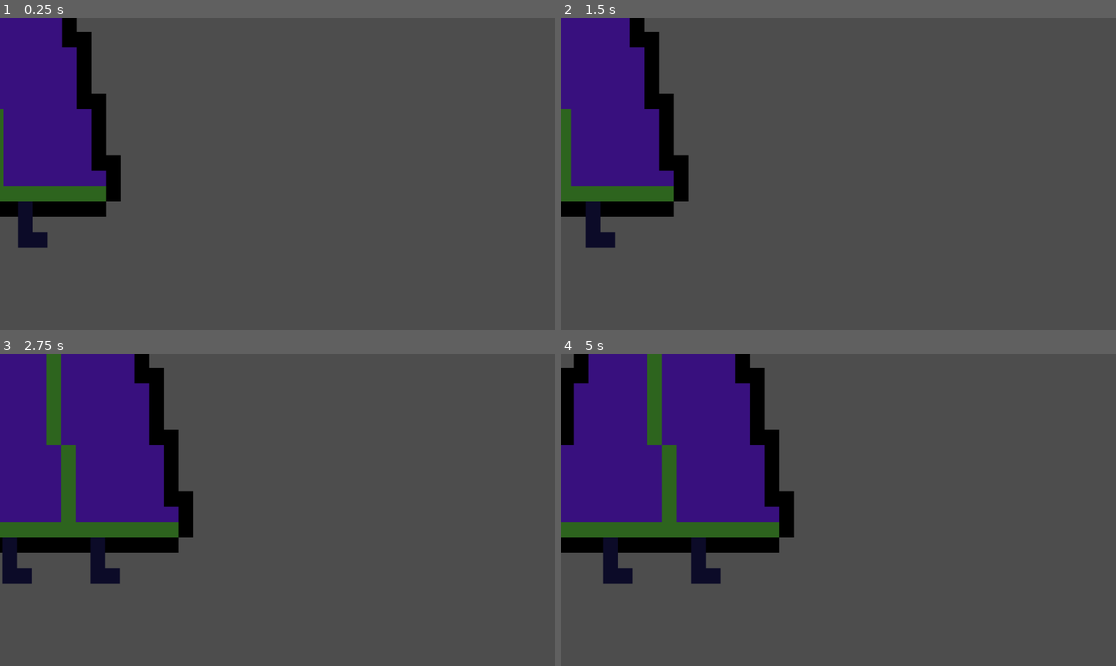
Above: before the commit, frames 1-4 (two rows, left to right).
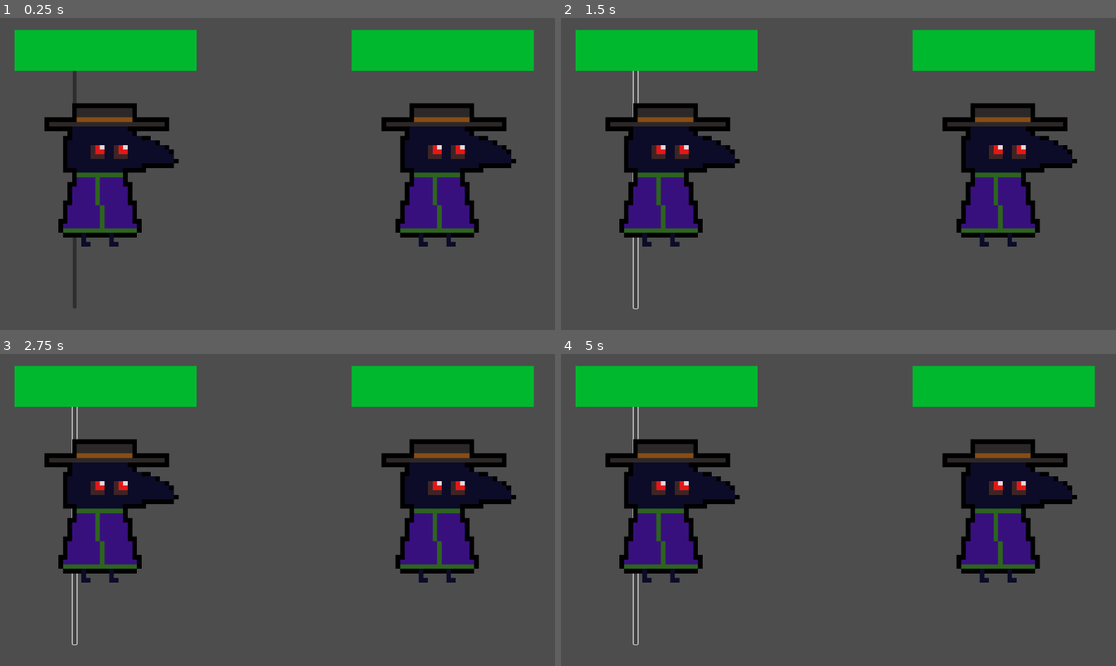
Above: after the commit, the same moments.

Repository: CSC-3380-Fall-2026/Team-8
Game: Godot game, scene res://Scenes/main_outer.tscn
Two runs of this game, one before a commit and one after it. Both use one fixed random seed, a clock stepped at 60 frames per second and the inputs below. Before the commit the project starts from res://Scenes/Player 1.tscn.
Inputs (mouse positions are in pixels of both pictures, inside the frame that each line leads up to):
- Up to frame 1 (0.25 s): no input
- Up to frame 2 (1.5 s): click (633, 180) at 0.52 s; tap Enter (ui_accept) at 1.25 s; hold Right (ui_right) from 1.28 s (still down)
- Up to frame 3 (2.75 s): keep holding Right (ui_right); tap Enter (ui_accept) at 1.52, 2.27 s
- Up to frame 4 (5 s): release Right (ui_right) at 2.78 s; hold Left (ui_left) 2.78-3.53 s; hold Right (ui_right) from 3.53 s (still down); tap Enter (ui_accept) at 3.77, 4.52 s

The runs differ from the first frame. In frame 1, 29% of the frame differs, in the area x 0-97%, y 0-94%; in frame 2, 29%; in frame 3, 33%; in frame 4, 37%.
Error after the commit: Invalid access to property or key 'MaxHP' on a base object of type 'Control (entity.gd)'. (res://Scripts/entity.gd:38)

Commit message:
Godot RPG Testing
I tried following a Youtube Tutorial to make a basic Godot RPG to work in, but I'm stuck and have no clue how any of it really works.

I just wanted to put this somewhere in the off chance I'm able to sense of any of this, but likely stuff in this branch will probably not amount to much.

If your curious on what was stopping me, I kept getting this error when I run the project:

 Invalid access to property or key 'MaxHP' on a base object of type 'Control (entity.gd)'.

I'm frankly not sure what this means and it stops anything from working. Even that movement scene I made no longer works for some reason.

If your looking for something to work on, its probably easier to start from scratch and ignore this attempt at an RPG.

Diff:
--- /dev/null
+++ b/Mobs/Enemy.tres
@@ -0,0 +1,14 @@
+[gd_resource type="Resource" load_steps=4 format=3 uid="uid://cgj4xfc7inpyi"]
+
+[ext_resource type="Resource" uid="uid://kdgn5ht5503u" path="res://Skills/Attack.tres" id="1_5ffkx"]
+[ext_resource type="Script" uid="uid://bogm53t5a08vt" path="res://Scripts/EntityResource.gd" id="1_abny4"]
+[ext_resource type="Resource" uid="uid://bikep07d42qlu" path="res://Skills/S_Attack.tres" id="2_kxf87"]
+
+[resource]
+script = ExtResource("1_abny4")
+Mobname = "Enemy"
+MaxHP = 25.0
+Str = 3
+Dex = 3
+Int = 3
+Skills = Array[Resource]([ExtResource("1_5ffkx"), ExtResource("2_kxf87")])
--- a/Scenes/Main.tscn
+++ /dev/null
@@ -1,3 +0,0 @@
-[gd_scene format=3 uid="uid://dm8aq43e0rjb5"]
-
-[node name="Node2D" type="Node2D"]
--- /dev/null
+++ b/Scenes/main_outer.tscn
@@ -0,0 +1,25 @@
+[gd_scene load_steps=3 format=3 uid="uid://dm8aq43e0rjb5"]
+
+[ext_resource type="Script" uid="uid://m38aps7lepwo" path="res://Scripts/main_outer.gd" id="1_7qq1l"]
+[ext_resource type="Script" uid="uid://dh5u1vclmejys" path="res://Scripts/player_skill_box.gd" id="2_7qq1l"]
+
+[node name="MainOuter" type="Control"]
+layout_mode = 3
+anchors_preset = 15
+anchor_right = 1.0
+anchor_bottom = 1.0
+offset_left = 8.0
+offset_top = -9.0
+offset_right = 8.0
+offset_bottom = -9.0
+grow_horizontal = 2
+grow_vertical = 2
+script = ExtResource("1_7qq1l")
+
+[node name="PlayerSkillBox" type="HBoxContainer" parent="."]
+layout_mode = 0
+offset_left = 143.0
+offset_top = 83.0
+offset_right = 1065.0
+offset_bottom = 612.0
+script = ExtResource("2_7qq1l")
--- /dev/null
+++ b/Scripts/EntityResource.gd
@@ -0,0 +1,8 @@
+extends Resource
+
+@export var Mobname:String
+@export var MaxHP: float
+@export var Str:int
+@export var Dex:int
+@export var Int:int
+@export var Skills:Array[Resource]
--- /dev/null
+++ b/Scripts/PlayerStats.gd
@@ -0,0 +1,18 @@
+extends Node
+
+var MaxHP:float
+var CurrentHP:float
+var Str:int = 10
+var Int:int = 4
+var Dex:int = 3
+
+var Skills:Array[Resource]
+
+ # Likely will be removed later
+var Experience:int
+var Level:int
+
+func _ready():
+	for skill in ["res://Skills/Attack.tres","res://Skills/S_Attack.tres"]:
+		var CurrentSkill = load(skill)
+		Skills.append(CurrentSkill)
--- /dev/null
+++ b/Scripts/SkillResource.gd
@@ -0,0 +1,7 @@
+extends Resource
+
+@export var SkillName:String
+@export var SkillPower:float
+@export_enum("Str", "Dex", "Int")
+var SkillType = "Str"
+@export var SkillCooldown:int
--- /dev/null
+++ b/Scripts/attack_node.gd
@@ -0,0 +1,27 @@
+extends Node
+
+var Skills:Array = []
+var Cooldowns:Array = []
+
+
+
+func Attack(skill):
+	var Target =get_parent().CurrentTargets
+	var Damage = CalculateDamage(skill)
+	for target in Target:
+		target.RecivedDamage(Damage,skill.SkillType)
+	RefreshCooldowns()
+
+func CalculateDamage(skill):
+	var Damage: float = get_parent().get(skill.SkillType)
+	Damage *= skill.SkillPower
+	return Damage
+
+func LoadSkills(skills):
+	for skill in skills:
+		Skills.append(skill)
+		Cooldowns.append(skill.skillCooldown)
+
+func RefreshCooldowns():
+	for cooldown in Cooldowns:
+		cooldown = max(cooldown-1,0)
--- /dev/null
+++ b/Scripts/entity.gd
@@ -0,0 +1,53 @@
+extends Control
+
+@export var HealthNode:Node
+@export var AttackNode:Node
+@onready var entity_sprite = $EntitySprite
+@onready var health_bar = $HealthBar
+# Target
+var CurrentTarget:Array
+
+#Stats
+var Str:int
+var Dex:int
+var Int:int
+
+
+func _ready():
+	entity_sprite.play("Idle")
+
+func _process(delta):
+	health_bar.value = HealthNode.CurrentHP/HealthNode.MaxHP
+
+func LoadEntity(TargetRes):
+	# This if statement is meant to check if
+	#something has the players stats. If it does, it flips
+	#the sprite since they'll likely be an enemy.
+	# But this testing thing I made might be using
+	# two players as neither of them flip, and I can't
+	# figure out how to get it right.
+	if TargetRes == PlayerStats:
+		entity_sprite.flip_h = true
+	Str = TargetRes.Str
+	Dex = TargetRes.Dex
+	Int = TargetRes.Int
+
+
+	# for some reason these lines cause errors I have
+	# no idea how to remove
+	HealthNode.MaxHP = TargetRes.MaxHP
+	HealthNode.CurrentHP = TargetRes.MaxHP
+
+	AttackNode.LoadSkills(TargetRes.Skills)
+	HealthNode.Death.connect(Death)
+
+func ReceivedDamage(amount, type):
+	HealthNode.TakeDamage(amount,type)
+
+func Death():
+	queue_free()
+
+
+func _on_entity_sprite_animation_finished():
+	if HealthNode.currentHealth > 0:
+		entity_sprite.play("Idle")
--- /dev/null
+++ b/Scripts/health_node.gd
@@ -0,0 +1,14 @@
+extends Node
+
+var MaxHP
+var CurrentHP
+
+signal Death
+
+func LoadEntity():
+	pass
+
+func TakeDamage(amount,type):
+	CurrentHP = clampf(CurrentHP-amount,0,MaxHP)
+	if CurrentHP <= 0:
+		Death.emit()
--- /dev/null
+++ b/Scripts/main_outer.gd
@@ -0,0 +1,19 @@
+extends Control
+
+var PlayerEntity
+var EnemyEntity
+@onready var player_skill_box = $PlayerSkillBox
+const ENTITY = preload("res://entity.tscn")
+const Enemy = preload("res://Mobs/Enemy.tres")
+
+func _ready():
+	PlayerEntity = ENTITY.instantiate()
+	add_child(PlayerEntity)
+	PlayerEntity.LoadEntity(PlayerEntity)
+	PlayerEntity.position = Vector2(200,350)
+	player_skill_box.initiate(PlayerEntity)
+
+	EnemyEntity = ENTITY.instantiate()
+	add_child(EnemyEntity)
+	EnemyEntity.LoadEntity(Enemy)
+	EnemyEntity.position = Vector2(900,350)
--- /dev/null
+++ b/Scripts/player_skill_box.gd
@@ -0,0 +1,11 @@
+extends HBoxContainer
+
+var PlayerEntity
+
+func initiate(player):
+	PlayerEntity = player
+	for skill in PlayerStats.Skills:
+		var newButton = Button.new()
+		add_child(newButton)
+		newButton.text = skill.Skill.SkillName
+		newButton.pressed.connect(player.AttackNode.Attack.bind(skill))
--- /dev/null
+++ b/Skills/Attack.tres
@@ -0,0 +1,10 @@
+[gd_resource type="Resource" load_steps=2 format=3 uid="uid://kdgn5ht5503u"]
+
+[ext_resource type="Script" uid="uid://b6ljpm2vhfthf" path="res://Scripts/SkillResource.gd" id="1_fvuyl"]
+
+[resource]
+script = ExtResource("1_fvuyl")
+SkillName = "Attack"
+SkillPower = 100.0
+SkillType = "Str"
+SkillCooldown = 0
--- /dev/null
+++ b/Skills/S_Attack.tres
@@ -0,0 +1,10 @@
+[gd_resource type="Resource" load_steps=2 format=3 uid="uid://bikep07d42qlu"]
+
+[ext_resource type="Script" uid="uid://b6ljpm2vhfthf" path="res://Scripts/SkillResource.gd" id="1_cg171"]
+
+[resource]
+script = ExtResource("1_cg171")
+SkillName = "Special Attack"
+SkillPower = 150.0
+SkillType = "Dex"
+SkillCooldown = 3
--- /dev/null
+++ b/entity.tscn
@@ -0,0 +1,54 @@
+[gd_scene load_steps=7 format=3 uid="uid://cq4rwtbepcyno"]
+
+[ext_resource type="Script" uid="uid://ima0ijlfk2l2" path="res://Scripts/entity.gd" id="1_nwmpt"]
+[ext_resource type="Script" uid="uid://dktt1nauf4iok" path="res://Scripts/attack_node.gd" id="2_03rkj"]
+[ext_resource type="Script" uid="uid://clq26d0skyiu4" path="res://Scripts/health_node.gd" id="3_pimh3"]
+[ext_resource type="Texture2D" uid="uid://cufvtshdvkxwj" path="res://Assets/Players/Player 1.png" id="4_03rkj"]
+
+[sub_resource type="SpriteFrames" id="SpriteFrames_pimh3"]
+animations = [{
+"frames": [{
+"duration": 1.0,
+"texture": ExtResource("4_03rkj")
+}],
+"loop": true,
+"name": &"Idle",
+"speed": 5.0
+}]
+
+[sub_resource type="StyleBoxFlat" id="StyleBoxFlat_03rkj"]
+bg_color = Color(0, 0.722619, 0.180222, 1)
+
+[node name="Entity" type="Control" node_paths=PackedStringArray("HealthNode", "AttackNode")]
+layout_mode = 3
+anchors_preset = 0
+offset_right = 40.0
+offset_bottom = 40.0
+script = ExtResource("1_nwmpt")
+HealthNode = NodePath("HealthNode")
+AttackNode = NodePath("AttackNode")
+
+[node name="AttackNode" type="Node" parent="."]
+script = ExtResource("2_03rkj")
+
+[node name="HealthNode" type="Node" parent="."]
+script = ExtResource("3_pimh3")
+
+[node name="EntitySprite" type="AnimatedSprite2D" parent="."]
+position = Vector2(9, -10)
+scale = Vector2(0.3, 0.3)
+sprite_frames = SubResource("SpriteFrames_pimh3")
+animation = &"Idle"
+
+[node name="HealthBar" type="ProgressBar" parent="."]
+layout_mode = 0
+offset_left = -178.0
+offset_top = -316.0
+offset_right = 200.0
+offset_bottom = -231.0
+theme_override_styles/fill = SubResource("StyleBoxFlat_03rkj")
+max_value = 1.0
+value = 1.0
+show_percentage = false
+
+[connection signal="animation_finished" from="EntitySprite" to="." method="_on_entity_sprite_animation_finished"]
--- a/project.godot
+++ b/project.godot
@@ -11,5 +11,9 @@
 [application]
 
 config/name="Alchemy VS Magic"
-run/main_scene="uid://bvrfq1v4gbjsn"
+run/main_scene="uid://dm8aq43e0rjb5"
 config/features=PackedStringArray("4.4", "Forward Plus")
+
+[autoload]
+
+PlayerStats="*res://Scripts/PlayerStats.gd"
Not shown, added: Scripts/EntityResource.gd.uid
Not shown, added: Scripts/PlayerStats.gd.uid
Not shown, added: Scripts/SkillResource.gd.uid
Not shown, added: Scripts/attack_node.gd.uid
Not shown, added: Scripts/entity.gd.uid
Not shown, added: Scripts/health_node.gd.uid
Not shown, added: Scripts/main_outer.gd.uid
Not shown, added: Scripts/player_skill_box.gd.uid
Not shown, added: Scenes/main_outer.tscn8053692754.tmp
